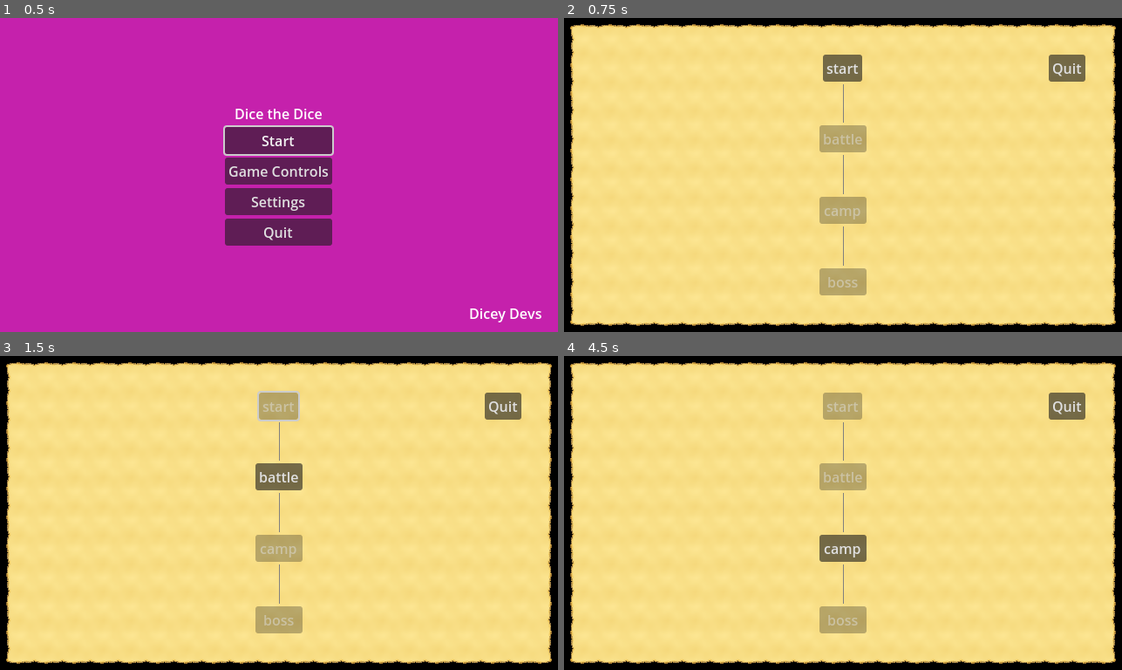
Above: before the commit, frames 1-4 (two rows, left to right).
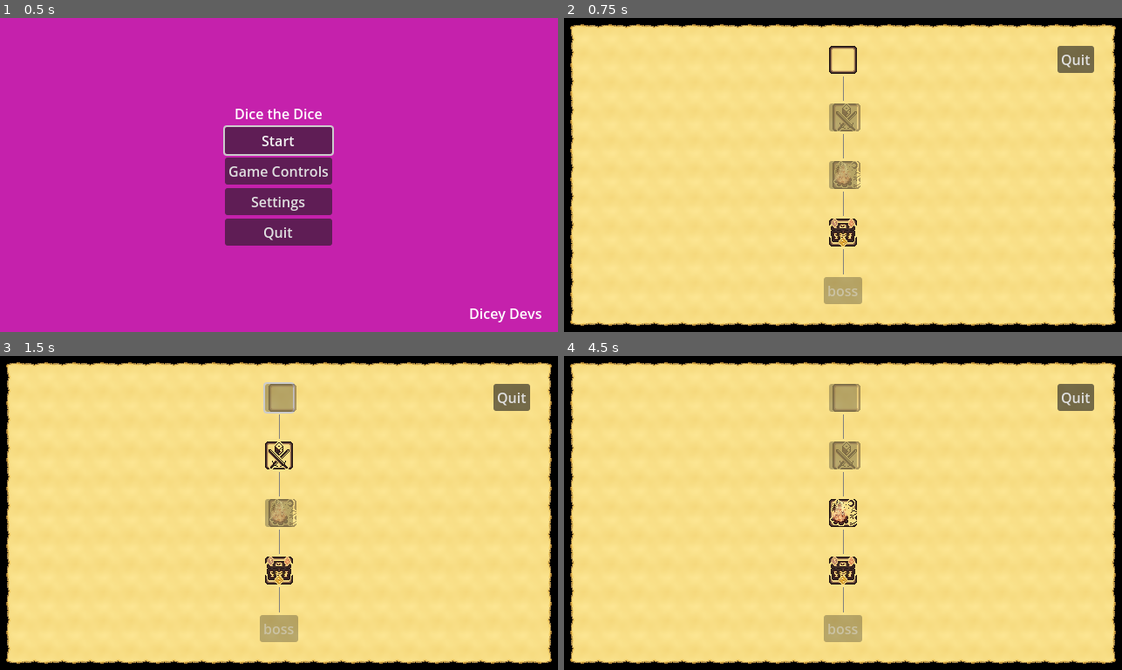
Above: after the commit, the same moments.

Repository: SadBonana/INTD450-Dice_Game
Game: Godot game, scene res://Menus/start_menu.tscn
The game is run twice, just before and just after one commit, with the same random seed, the same clock (stepped at 60 frames per second) and the same inputs. The engine's default icon, where the game draws it, is replaced by a stand-in: a white triangle on a blue panel in a dark square.
Inputs (mouse positions are in pixels of both pictures, inside the frame that each line leads up to; where the layout moved, square brackets give the same spot in the first picture):
- Up to frame 1 (0.5 s): no input
- Up to frame 2 (0.75 s): click "Start" at 0.5 s
- Up to frame 3 (1.5 s): click (279, 396) [279, 406] at 1.25 s
- Up to frame 4 (4.5 s): click (843, 456) [843, 475] at 2 s; click "TO BATTLE!" at 2.75 s; click "RUN" at 3.5 s; click "TO BATTLE!" at 4.25 s

Frame 1 is identical in both runs. In frame 2, 4.5% of the frame differs, in the area x 45-95%, y 8-92%; in frame 3, 4.4%; in frame 4, 4.2%.

Commit message:
added icons since it's convenient.
note: not gonna mess much with programming and ui related issues on this branch. Currently the way focus, disabled, etc works looks really weird with the new icons, but I don't wanna fix it yet. In any case, a bunch of that stuff may get dealt with when Aidan makes the map generation yeet these icons.

Diff:
--- /dev/null
+++ b/assets/textures/resources/map_icon_atlas.tres
@@ -0,0 +1,7 @@
+[gd_resource type="AtlasTexture" load_steps=2 format=3 uid="uid://bwingv7c3h1po"]
+
+[ext_resource type="Texture2D" uid="uid://bdrpmw762opsu" path="res://assets/textures/map icon sprite sheet.png" id="1_gnvyi"]
+
+[resource]
+atlas = ExtResource("1_gnvyi")
+region = Rect2(0, 0, 32, 32)
--- a/map/map.tscn
+++ b/map/map.tscn
@@ -1,8 +1,33 @@
-[gd_scene load_steps=5 format=3 uid="uid://bx1wovv0p182j"]
+[gd_scene load_steps=14 format=3 uid="uid://bx1wovv0p182j"]
 
 [ext_resource type="Script" path="res://map/map.gd" id="2_gsif4"]
 [ext_resource type="Resource" uid="uid://b678kjxq1cp1t" path="res://map/map_resource.tres" id="2_xlpbv"]
 [ext_resource type="StyleBox" uid="uid://v7rkr5wiak83" path="res://styles/worn_parchment_style_box_texture.tres" id="3_e5y4h"]
+[ext_resource type="Texture2D" uid="uid://bdrpmw762opsu" path="res://assets/textures/map icon sprite sheet.png" id="4_3faog"]
+
+[sub_resource type="StyleBoxEmpty" id="StyleBoxEmpty_bf0td"]
+
+[sub_resource type="AtlasTexture" id="AtlasTexture_per4k"]
+atlas = ExtResource("4_3faog")
+region = Rect2(0, 32, 32, 32)
+
+[sub_resource type="StyleBoxEmpty" id="StyleBoxEmpty_pqqj1"]
+
+[sub_resource type="AtlasTexture" id="AtlasTexture_jpte7"]
+atlas = ExtResource("4_3faog")
+region = Rect2(64, 0, 32, 32)
+
+[sub_resource type="StyleBoxEmpty" id="StyleBoxEmpty_mx8n7"]
+
+[sub_resource type="AtlasTexture" id="AtlasTexture_5f6jn"]
+atlas = ExtResource("4_3faog")
+region = Rect2(0, 0, 32, 32)
+
+[sub_resource type="StyleBoxEmpty" id="StyleBoxEmpty_lgm7o"]
+
+[sub_resource type="AtlasTexture" id="AtlasTexture_sxigt"]
+atlas = ExtResource("4_3faog")
+region = Rect2(32, 0, 32, 32)
 
 [sub_resource type="PlaneMesh" id="PlaneMesh_iqo7b"]
 center_offset = Vector3(0, 0, -10)
@@ -33,10 +58,6 @@
 
 [node name="MarginContainer" type="MarginContainer" parent="PanelContainer"]
 layout_mode = 2
-theme_override_constants/margin_left = 10
-theme_override_constants/margin_top = 10
-theme_override_constants/margin_right = 10
-theme_override_constants/margin_bottom = 10
 
 [node name="VBoxContainer" type="VBoxContainer" parent="PanelContainer/MarginContainer"]
 layout_mode = 2
@@ -48,7 +69,8 @@
 layout_mode = 2
 size_flags_horizontal = 4
 size_flags_vertical = 2
-text = "start"
+theme_override_styles/normal = SubResource("StyleBoxEmpty_bf0td")
+icon = SubResource("AtlasTexture_per4k")
 
 [node name="VSeparator" type="VSeparator" parent="PanelContainer/MarginContainer/VBoxContainer"]
 layout_mode = 2
@@ -58,8 +80,10 @@
 [node name="battle" type="Button" parent="PanelContainer/MarginContainer/VBoxContainer"]
 unique_name_in_owner = true
 layout_mode = 2
+size_flags_horizontal = 4
 size_flags_vertical = 6
-text = "battle"
+theme_override_styles/normal = SubResource("StyleBoxEmpty_pqqj1")
+icon = SubResource("AtlasTexture_jpte7")
 
 [node name="VSeparator2" type="VSeparator" parent="PanelContainer/MarginContainer/VBoxContainer"]
 layout_mode = 2
@@ -69,10 +93,24 @@
 [node name="campfire" type="Button" parent="PanelContainer/MarginContainer/VBoxContainer"]
 unique_name_in_owner = true
 layout_mode = 2
+size_flags_horizontal = 4
 size_flags_vertical = 6
-text = "camp"
+theme_override_styles/normal = SubResource("StyleBoxEmpty_mx8n7")
+icon = SubResource("AtlasTexture_5f6jn")
 
 [node name="VSeparator3" type="VSeparator" parent="PanelContainer/MarginContainer/VBoxContainer"]
+layout_mode = 2
+size_flags_vertical = 3
+size_flags_stretch_ratio = 4.0
+
+[node name="treasure (non functional)" type="Button" parent="PanelContainer/MarginContainer/VBoxContainer"]
+layout_mode = 2
+size_flags_horizontal = 4
+size_flags_vertical = 6
+theme_override_styles/normal = SubResource("StyleBoxEmpty_lgm7o")
+icon = SubResource("AtlasTexture_sxigt")
+
+[node name="VSeparator4" type="VSeparator" parent="PanelContainer/MarginContainer/VBoxContainer"]
 layout_mode = 2
 size_flags_vertical = 3
 size_flags_stretch_ratio = 4.0
Binary file added: assets/textures/map icon sprite sheet.png
Not shown, added: assets/textures/map icon sprite sheet.png.import
